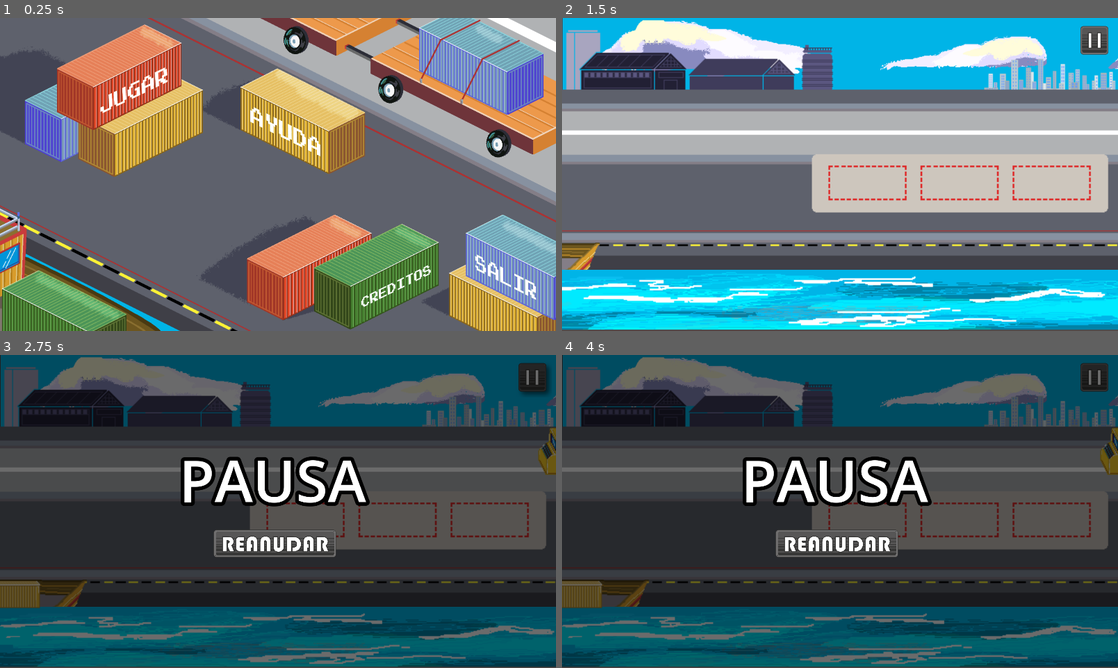
Above: before the commit, frames 1-4 (two rows, left to right).
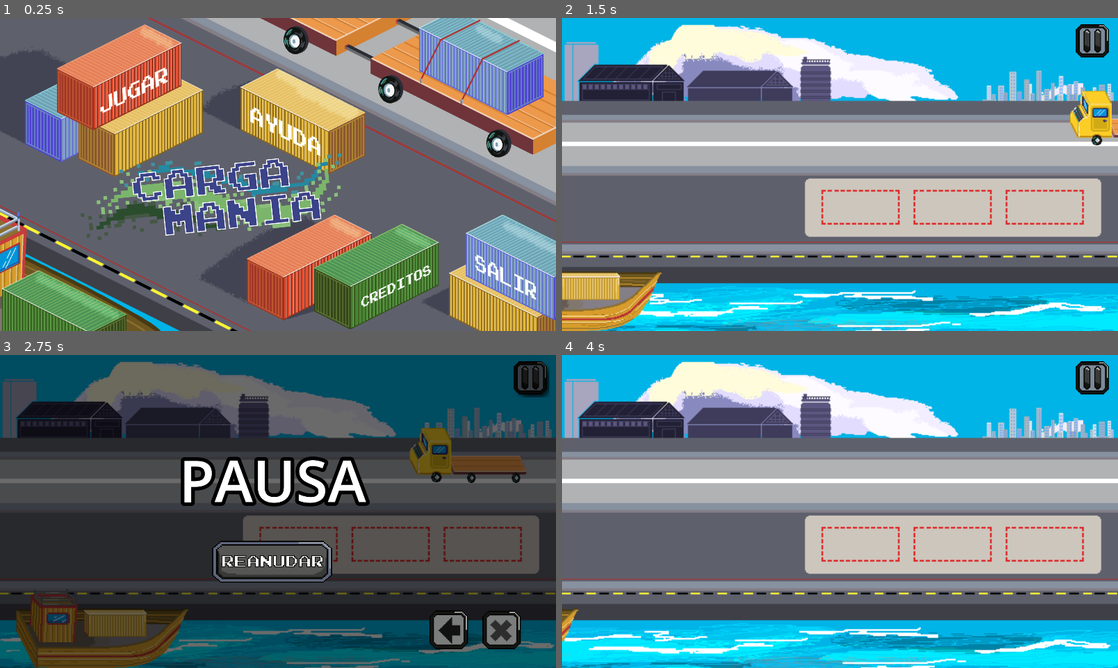
Above: after the commit, the same moments.

Repository: FlorCardinali/Game-jam-4.12.2023-puerto-de-ingeniero-white-
Game: Godot game, scene res://menu_inicio.tscn
Two runs of this game, one before a commit and one after it. Both use one fixed random seed, a clock stepped at 60 frames per second and the inputs below. Sound files missing from this copy of the repository are replaced by a short silence.
Inputs (mouse positions are in pixels of both pictures, inside the frame that each line leads up to):
- Up to frame 1 (0.25 s): no input
- Up to frame 2 (1.5 s): click (695, 93) at 0.5 s; click (567, 24) at 1.27 s
- Up to frame 3 (2.75 s): click (533, 376) at 2 s
- Up to frame 4 (4 s): click (1012, 630) at 2.77 s; click (695, 430) at 3.52 s

The runs differ from the first frame. In frame 1, 5.9% of the frame differs, in the area x 14-62%, y 43-71%; in frame 2, 62%; in frame 3, 41%; in frame 4, 99%, in the area x 0-100%, y 0-100%.

Commit message:
version 1.2

Diff:
--- a/control_barco.gd
+++ b/control_barco.gd
@@ -6,14 +6,14 @@
 var hay_barco = false
 signal aparece_barco(barco)
 var colision_barco
-var vector_barco = Vector2(10,0)
+var vector_barco = Vector2(18,0)
 var caja_barco
 
 func _process(delta):
 	if not hay_barco:
 		barco_instancia = barco.instantiate()
 		add_child(barco_instancia)
-		barco_instancia.position = Vector2(-800,650)
+		barco_instancia.position = Vector2(-800,800)
 		emit_signal("aparece_barco", barco_instancia)
 		hay_barco = true
 
--- a/control_cajas.gd
+++ b/control_cajas.gd
@@ -20,7 +20,7 @@
 	barquito = barco
 	caja_instancia = caja.instantiate()
 	add_child(caja_instancia)
-	caja_instancia.position = Vector2(-450,780)
+	caja_instancia.position = Vector2(-450,880)
 	caja_instancia.connect("se_solto_la_caja", cuando_se_suelta_la_caja)
 	emit_signal("caja_creada",caja_instancia)
 
--- a/control_camiones.gd
+++ b/control_camiones.gd
@@ -5,7 +5,7 @@
 var hay_camion = false #lo que controla que haya un solo camion
 var camion_instancia #donde se guarda la copia del camion
 var area_camioncito
-var vector_camion = Vector2(-5,0) #velocidad a la que va el camion
+var vector_camion = Vector2(-10,0) #velocidad a la que va el camion
 signal area_del_camion(area)
 signal puntos(punto)
 
--- a/fondo.tscn
+++ b/fondo.tscn
@@ -65,31 +65,31 @@
 
 [node name="Sprite2D" type="Sprite2D" parent="ParallaxBackground/ParallaxLayer"]
 texture_repeat = 2
-position = Vector2(1442, 121)
-scale = Vector2(2, 2)
+scale = Vector2(3, 3)
 texture = ExtResource("1_b7o1i")
+centered = false
 
 [node name="edificios" type="Sprite2D" parent="."]
+position = Vector2(-6, 41)
 scale = Vector2(3, 3)
 texture = ExtResource("2_3w6fp")
 centered = false
 
 [node name="calle" type="Sprite2D" parent="."]
-position = Vector2(0, 241)
+position = Vector2(0, 280)
 scale = Vector2(3, 3)
 texture = ExtResource("3_bbed2")
 centered = false
 
 [node name="plataformas" type="Sprite2D" parent="."]
-position = Vector2(854, 461)
+position = Vector2(830, 545)
 scale = Vector2(3, 3)
 texture = ExtResource("4_mt8kq")
 centered = false
 
 [node name="mar" type="AnimatedSprite2D" parent="."]
-z_index = 1
 z_as_relative = false
-position = Vector2(0, 868)
+position = Vector2(0, 916)
 scale = Vector2(3, 3)
 sprite_frames = SubResource("SpriteFrames_m6l8p")
 autoplay = "default"
--- a/main.gd
+++ b/main.gd
@@ -3,21 +3,26 @@
 var nivel = 1
 var fallos = 0
 var puntos = 0
+var inicio
+var se_reprodujo =false
 
 func _ready():
 	$musica_de_fondo.play()
 	$texto_ganaste.visible = false
 	$texto_perdiste.visible = false
 	$Pausa.visible = false
-
+	inicio = load("res://menu_inicio.tscn")
 func _process(delta):
 	#condicion de victoria
 	if  puntos == 2*nivel:
 		$texto_ganaste.visible = true
 		get_tree().paused = true
 
-	if fallos == 2:
+	if fallos == 2 and not se_reprodujo:
+		$perdiste.play()
 		$texto_perdiste.visible = true
+		get_tree().paused = true
+		se_reprodujo = true
 
 #el camion me avisa si tenia caja o no
 func _on_control_camiones_puntos(punto):
@@ -30,14 +35,6 @@
 func _on_musica_de_fondo_finished():
 	$musica_de_fondo.play()
 
-#siguiente nivel
-func _on_boton_sig_nivel_pressed():
-	puntos = 0
-	fallos = 0
-	nivel+=1
-	get_tree().paused = false
-	_ready()
-
 
 func _on_boton_pausa_pressed():
 	$Pausa.visible = true
@@ -47,3 +44,29 @@
 func _on_reanudar_pressed():
 	$Pausa.visible = false
 	get_tree().paused = false
+
+
+func _on_reintentar_pressed():
+	se_reprodujo =false
+	puntos = 0
+	fallos = 0
+	nivel = 1
+	get_tree().paused = false
+	_ready()
+
+
+func _on_sig_nivel_pressed():
+	puntos = 0
+	fallos = 0
+	nivel+=1
+	get_tree().paused = false
+	_ready()
+
+
+func _on_salir_boton_pressed():
+	get_tree().quit()
+
+
+func _on_volver_perdiste_pressed():
+	get_tree().paused = false
+	get_tree().change_scene_to_packed(inicio)
--- a/main.tscn
+++ b/main.tscn
@@ -1,33 +1,40 @@
-[gd_scene load_steps=29 format=3 uid="uid://t73h5m77xd8s"]
+[gd_scene load_steps=42 format=3 uid="uid://t73h5m77xd8s"]
 
 [ext_resource type="PackedScene" uid="uid://df5udy5v4x5i7" path="res://fondo.tscn" id="1_ijuxq"]
 [ext_resource type="Script" path="res://main.gd" id="1_k82ms"]
-[ext_resource type="Texture2D" uid="uid://bs6vqgeh5wsh5" path="res://img/botones/Pausa-14.png" id="2_q4vw2"]
+[ext_resource type="Texture2D" uid="uid://btaykqaw5pxkc" path="res://img/botones/Pausa-08.png" id="2_871u8"]
 [ext_resource type="PackedScene" uid="uid://cajn2jx851eg1" path="res://caja.tscn" id="2_w4d3y"]
 [ext_resource type="PackedScene" uid="uid://cyejm2shu20kj" path="res://barco.tscn" id="3_e6qwp"]
-[ext_resource type="Texture2D" uid="uid://vthq48k6seu1" path="res://img/botones/Pausa-16.png" id="3_gdilx"]
+[ext_resource type="Texture2D" uid="uid://dpkd4a3jj7p6e" path="res://img/botones/Pausa-10.png" id="3_yjk3l"]
 [ext_resource type="PackedScene" uid="uid://bexi10yhppw4w" path="res://camion.tscn" id="4_ji80p"]
-[ext_resource type="Texture2D" uid="uid://lbdipbq63xoh" path="res://img/botones/Pausa-15.png" id="4_rskud"]
-[ext_resource type="Texture2D" uid="uid://dol3fu44qxbxh" path="res://img/botones/Reanudar-17.png" id="5_dwwep"]
+[ext_resource type="Texture2D" uid="uid://cqno6de2vvhtw" path="res://img/botones/Pausa-09.png" id="4_jvtv2"]
+[ext_resource type="Texture2D" uid="uid://d2uyaxcvh1gh5" path="res://img/botones/Reintentar-15.png" id="5_5mmsj"]
+[ext_resource type="Texture2D" uid="uid://cw48q1unu6263" path="res://img/botones/Siguiente-12.png" id="5_bsjw0"]
 [ext_resource type="Script" path="res://control_camiones.gd" id="5_kjx4e"]
-[ext_resource type="Texture2D" uid="uid://oqwkl7mep5co" path="res://img/botones/Reanudar-19.png" id="6_3bkra"]
+[ext_resource type="Texture2D" uid="uid://vnqiytad71uc" path="res://img/botones/Ganaste.png" id="5_p6rsi"]
 [ext_resource type="Texture2D" uid="uid://bmh1v6r55c1v7" path="res://img/explosion/Boom1.png" id="6_4i52o"]
+[ext_resource type="Texture2D" uid="uid://dwhpj2e36ssnd" path="res://img/botones/Siguiente-13.png" id="6_luhbk"]
+[ext_resource type="Texture2D" uid="uid://d1o6q3g6aktxj" path="res://img/botones/Reintentar-17.png" id="6_uq451"]
 [ext_resource type="Script" path="res://control_barco.gd" id="6_y878k"]
-[ext_resource type="Texture2D" uid="uid://ox6hnrlp3152" path="res://img/botones/Reanudar-18.png" id="7_8jy3y"]
+[ext_resource type="Texture2D" uid="uid://d2tn35uunwkc8" path="res://img/botones/Reintentar-16.png" id="7_7aiay"]
 [ext_resource type="Script" path="res://control_cajas.gd" id="7_isrxx"]
+[ext_resource type="Texture2D" uid="uid://7d0xnt5gicpw" path="res://img/botones/Siguiente-14.png" id="7_tvqsv"]
 [ext_resource type="Texture2D" uid="uid://cp72xnkqayo1b" path="res://img/explosion/Boom2.png" id="7_y6awf"]
 [ext_resource type="Texture2D" uid="uid://ba28i8lcufxgv" path="res://img/explosion/Boom3.png" id="8_xp7t1"]
 [ext_resource type="Texture2D" uid="uid://b83gjmb8okki3" path="res://img/explosion/Boom4.png" id="9_wjmj1"]
 [ext_resource type="Texture2D" uid="uid://dqryf8nvqb586" path="res://img/explosion/Boom5.png" id="10_rmdpu"]
+[ext_resource type="Texture2D" uid="uid://lrhgqjwlayb2" path="res://img/botones/Ranudad-21.png" id="11_v021b"]
+[ext_resource type="Texture2D" uid="uid://chrx4aner4oy3" path="res://img/botones/Perdiste.png" id="12_jjmqm"]
+[ext_resource type="Texture2D" uid="uid://d18i0lbbou3ct" path="res://img/botones/Ranudad-23.png" id="12_ki71o"]
+[ext_resource type="Texture2D" uid="uid://bj56w5ne6npl8" path="res://img/botones/Ranudad-22.png" id="13_bh0gi"]
 [ext_resource type="AudioStream" uid="uid://phtgnvmvg4rt" path="res://sounds/SongReady.mp3" id="14_0jjhl"]
-
-[sub_resource type="FontVariation" id="FontVariation_ctgb6"]
-
-[sub_resource type="LabelSettings" id="LabelSettings_xj0hm"]
-font = SubResource("FontVariation_ctgb6")
-font_size = 250
-outline_size = 50
-outline_color = Color(0, 0, 0, 1)
+[ext_resource type="Texture2D" uid="uid://d3cs8wlw6w5ps" path="res://img/botones/Cancelar-18.png" id="14_eidia"]
+[ext_resource type="Texture2D" uid="uid://035y1vnstidk" path="res://img/botones/Cancelar-20.png" id="15_k64sl"]
+[ext_resource type="Texture2D" uid="uid://cysv2c8hdch15" path="res://img/botones/Volver-26.png" id="16_mnmml"]
+[ext_resource type="Texture2D" uid="uid://s3nlsae1c707" path="res://img/botones/Cancelar-19.png" id="16_nv6f0"]
+[ext_resource type="Texture2D" uid="uid://bf0pitttxiy47" path="res://img/botones/Volver-28.png" id="17_ivqhf"]
+[ext_resource type="Texture2D" uid="uid://b4tjyupq2ycsk" path="res://img/botones/Volver-27 (1).png" id="18_fi38o"]
+[ext_resource type="AudioStream" uid="uid://c87n2h7f260fy" path="res://sounds/F.wav" id="35_pn4t7"]
 
 [sub_resource type="SystemFont" id="SystemFont_0yn6l"]
 
@@ -78,73 +85,130 @@
 offset_top = 5.0
 offset_right = 1919.0
 offset_bottom = 147.0
-texture_normal = ExtResource("2_q4vw2")
-texture_pressed = ExtResource("3_gdilx")
-texture_hover = ExtResource("4_rskud")
-ignore_texture_size = true
-stretch_mode = 4
-
-[node name="texto_ganaste" type="Label" parent="."]
+texture_normal = ExtResource("2_871u8")
+texture_pressed = ExtResource("3_yjk3l")
+texture_hover = ExtResource("4_jvtv2")
+ignore_texture_size = true
+stretch_mode = 4
+
+[node name="texto_ganaste" type="Sprite2D" parent="."]
 visible = false
 z_index = 6
 z_as_relative = false
-offset_left = 301.0
-offset_top = 76.0
-offset_right = 1565.0
-offset_bottom = 421.0
-text = "GANASTE"
-label_settings = SubResource("LabelSettings_xj0hm")
-horizontal_alignment = 1
-vertical_alignment = 1
-uppercase = true
+position = Vector2(362, 56)
+scale = Vector2(0.679856, 0.679856)
+texture = ExtResource("5_p6rsi")
+centered = false
 
 [node name="Ganaste" type="ColorRect" parent="texto_ganaste"]
 process_mode = 3
 modulate = Color(0, 0, 0, 0.67451)
 z_index = 5
 z_as_relative = false
-offset_left = -301.0
-offset_top = -76.0
-offset_right = 1620.0
-offset_bottom = 1005.0
+offset_left = -545.704
+offset_top = -111.788
+offset_right = 2348.3
+offset_bottom = 1589.21
 color = Color(0.0117647, 0.0431373, 0.0666667, 0.858824)
-metadata/_edit_lock_ = true
-
-[node name="boton_sig_nivel" type="Button" parent="texto_ganaste"]
-layout_mode = 1
+
+[node name="sig_nivel" type="TextureButton" parent="texto_ganaste"]
+offset_left = 618.0
+offset_top = 880.0
+offset_right = 1125.0
+offset_bottom = 1355.0
+texture_normal = ExtResource("5_bsjw0")
+texture_pressed = ExtResource("7_tvqsv")
+texture_hover = ExtResource("6_luhbk")
+stretch_mode = 4
+
+[node name="salir_boton_ganaste" type="TextureButton" parent="texto_ganaste"]
 anchors_preset = -1
-anchor_left = 0.344146
-anchor_top = 2.01449
-anchor_right = 0.689082
-anchor_bottom = 2.25507
-text = "siguiente nivel"
-metadata/_edit_use_anchors_ = true
-
-[node name="texto_perdiste" type="Label" parent="."]
+anchor_left = 0.548
+anchor_top = 1.449
+anchor_right = 0.753
+anchor_bottom = 2.184
+offset_left = 195.542
+offset_top = -331.81
+offset_right = 300.807
+offset_bottom = -464.8
+texture_normal = ExtResource("14_eidia")
+texture_pressed = ExtResource("15_k64sl")
+texture_hover = ExtResource("16_nv6f0")
+ignore_texture_size = true
+stretch_mode = 4
+
+[node name="volver_g" type="TextureButton" parent="texto_ganaste"]
+offset_left = 104.434
+offset_top = 885.482
+offset_right = 570.434
+offset_bottom = 1357.48
+texture_normal = ExtResource("16_mnmml")
+texture_pressed = ExtResource("17_ivqhf")
+texture_hover = ExtResource("18_fi38o")
+ignore_texture_size = true
+stretch_mode = 4
+
+[node name="texto_perdiste" type="Sprite2D" parent="."]
 visible = false
 z_index = 6
 z_as_relative = false
-offset_left = 301.0
-offset_top = 76.0
-offset_right = 1565.0
-offset_bottom = 421.0
-text = "Perdiste"
-label_settings = SubResource("LabelSettings_xj0hm")
-horizontal_alignment = 1
-vertical_alignment = 1
-uppercase = true
+position = Vector2(484, 131)
+scale = Vector2(0.616307, 0.616307)
+texture = ExtResource("12_jjmqm")
+centered = false
 
 [node name="Perdiste" type="ColorRect" parent="texto_perdiste"]
 process_mode = 3
 modulate = Color(0, 0, 0, 0.67451)
 z_index = 5
 z_as_relative = false
-offset_left = -301.0
-offset_top = -76.0
-offset_right = 1620.0
-offset_bottom = 1005.0
+offset_left = -815.0
+offset_top = -245.0
+offset_right = 2351.0
+offset_bottom = 1611.0
 color = Color(0.0117647, 0.0431373, 0.0666667, 0.858824)
-metadata/_edit_lock_ = true
+
+[node name="reintentar" type="TextureButton" parent="texto_perdiste"]
+anchors_preset = -1
+anchor_left = 0.386
+anchor_top = 1.145
+anchor_right = 0.596
+anchor_bottom = 1.5
+offset_left = -47.9795
+offset_top = -62.5176
+offset_right = 18.9505
+offset_bottom = 87.4124
+texture_normal = ExtResource("5_5mmsj")
+texture_pressed = ExtResource("6_uq451")
+texture_hover = ExtResource("7_7aiay")
+stretch_mode = 4
+
+[node name="salir_boton_perdiste" type="TextureButton" parent="texto_perdiste"]
+anchors_preset = -1
+anchor_left = 0.706
+anchor_top = 1.139
+anchor_right = 0.891
+anchor_bottom = 1.519
+offset_left = -45.9722
+offset_top = -55.8909
+offset_right = 60.6329
+offset_bottom = 83.1891
+texture_normal = ExtResource("14_eidia")
+texture_pressed = ExtResource("15_k64sl")
+texture_hover = ExtResource("16_nv6f0")
+ignore_texture_size = true
+stretch_mode = 4
+
+[node name="volver_p" type="TextureButton" parent="texto_perdiste"]
+offset_left = 103.844
+offset_top = 889.167
+offset_right = 526.844
+offset_bottom = 1338.17
+texture_normal = ExtResource("16_mnmml")
+texture_pressed = ExtResource("17_ivqhf")
+texture_hover = ExtResource("18_fi38o")
+ignore_texture_size = true
+stretch_mode = 4
 
 [node name="Pausa" type="Label" parent="."]
 visible = false
@@ -165,21 +229,51 @@
 modulate = Color(0, 0, 0, 0.67451)
 z_index = 5
 z_as_relative = false
+layout_mode = 0
 offset_left = -319.0
 offset_top = -263.0
 offset_right = 1616.0
-offset_bottom = 818.0
+offset_bottom = 837.0
 color = Color(0.0117647, 0.0431373, 0.0666667, 0.858824)
 
 [node name="reanudar" type="TextureButton" parent="Pausa"]
 layout_mode = 0
-offset_left = 403.0
-offset_top = 323.0
-offset_right = 879.0
-offset_bottom = 460.0
-texture_normal = ExtResource("5_dwwep")
-texture_pressed = ExtResource("6_3bkra")
-texture_hover = ExtResource("7_8jy3y")
+offset_left = 386.0
+offset_top = 298.0
+offset_right = 889.0
+offset_bottom = 554.0
+texture_normal = ExtResource("11_v021b")
+texture_pressed = ExtResource("12_ki71o")
+texture_hover = ExtResource("13_bh0gi")
+ignore_texture_size = true
+stretch_mode = 4
+
+[node name="salir_boton" type="TextureButton" parent="Pausa"]
+layout_mode = 1
+anchors_preset = -1
+anchor_left = 1.065
+anchor_top = 1.767
+anchor_right = 1.187
+anchor_bottom = 2.151
+offset_left = -0.160034
+offset_top = -4.61505
+offset_right = -0.368042
+offset_bottom = 28.905
+texture_normal = ExtResource("14_eidia")
+texture_pressed = ExtResource("15_k64sl")
+texture_hover = ExtResource("16_nv6f0")
+ignore_texture_size = true
+stretch_mode = 4
+
+[node name="volver_perdiste" type="TextureButton" parent="Pausa"]
+layout_mode = 0
+offset_left = 1162.0
+offset_top = 604.0
+offset_right = 1319.0
+offset_bottom = 770.0
+texture_normal = ExtResource("16_mnmml")
+texture_pressed = ExtResource("17_ivqhf")
+texture_hover = ExtResource("18_fi38o")
 ignore_texture_size = true
 stretch_mode = 4
 
@@ -228,42 +322,42 @@
 process_mode = 1
 z_index = 2
 z_as_relative = false
-position = Vector2(918, 578)
+position = Vector2(907, 601)
 collision_layer = 2
 collision_mask = 2
 
 [node name="colision_area_1" type="CollisionShape2D" parent="area_1"]
 z_index = 2
 z_as_relative = false
-position = Vector2(112, 45.9999)
+position = Vector2(124, 52)
 shape = SubResource("RectangleShape2D_vcqri")
 
 [node name="area_2" type="Area2D" parent="." groups=["area_dejable"]]
 process_mode = 1
 z_index = 2
 z_as_relative = false
-position = Vector2(1230, 576)
+position = Vector2(1223, 599)
 collision_layer = 2
 collision_mask = 2
 
 [node name="colision_area_2" type="CollisionShape2D" parent="area_2"]
 z_index = 2
 z_as_relative = false
-position = Vector2(121, 49)
+position = Vector2(128, 54)
 shape = SubResource("RectangleShape2D_2fsx5")
 
 [node name="area_3" type="Area2D" parent="." groups=["area_dejable"]]
 process_mode = 1
 z_index = 2
 z_as_relative = false
-position = Vector2(1548, 577)
+position = Vector2(1542, 604)
 collision_layer = 2
 collision_mask = 2
 
 [node name="colision_area_3" type="CollisionShape2D" parent="area_3"]
 z_index = 2
 z_as_relative = false
-position = Vector2(121, 47)
+position = Vector2(125, 49)
 shape = SubResource("RectangleShape2D_okpje")
 
 [node name="musica_de_fondo" type="AudioStreamPlayer" parent="."]
@@ -272,9 +366,24 @@
 volume_db = -10.903
 mix_target = 1
 
+[node name="TextureButton" type="TextureButton" parent="."]
+offset_right = 40.0
+offset_bottom = 40.0
+
+[node name="perdiste" type="AudioStreamPlayer" parent="."]
+process_mode = 3
+stream = ExtResource("35_pn4t7")
+
 [connection signal="pressed" from="boton_pausa" to="." method="_on_boton_pausa_pressed"]
-[connection signal="pressed" from="texto_ganaste/boton_sig_nivel" to="." method="_on_boton_sig_nivel_pressed"]
+[connection signal="pressed" from="texto_ganaste/sig_nivel" to="." method="_on_sig_nivel_pressed"]
+[connection signal="pressed" from="texto_ganaste/salir_boton_ganaste" to="." method="_on_salir_boton_pressed"]
+[connection signal="pressed" from="texto_ganaste/volver_g" to="." method="_on_volver_perdiste_pressed"]
+[connection signal="pressed" from="texto_perdiste/reintentar" to="." method="_on_reintentar_pressed"]
+[connection signal="pressed" from="texto_perdiste/salir_boton_perdiste" to="." method="_on_salir_boton_pressed"]
+[connection signal="pressed" from="texto_perdiste/volver_p" to="." method="_on_volver_perdiste_pressed"]
 [connection signal="pressed" from="Pausa/reanudar" to="." method="_on_reanudar_pressed"]
+[connection signal="pressed" from="Pausa/salir_boton" to="." method="_on_salir_boton_pressed"]
+[connection signal="pressed" from="Pausa/volver_perdiste" to="." method="_on_volver_perdiste_pressed"]
 [connection signal="area_del_camion" from="control_camiones" to="control_cajas" method="_on_control_camiones_area_del_camion"]
 [connection signal="puntos" from="control_camiones" to="." method="_on_control_camiones_puntos"]
 [connection signal="aparece_barco" from="control_barco" to="control_cajas" method="_on_control_barco_aparece_barco"]
--- a/menu_inicio.tscn
+++ b/menu_inicio.tscn
@@ -29,6 +29,7 @@
 [ext_resource type="AudioStream" uid="uid://djciu4bo67tfl" path="res://sounds/ObreromAL.wav" id="27_hdrt4"]
 [ext_resource type="AudioStream" uid="uid://d4jdsa0hqumd0" path="res://sounds/CreditsSong.wav" id="28_3mv0c"]
 [ext_resource type="AudioStream" uid="uid://k66xgii6t82j" path="res://sounds/Creditos.wav" id="28_hpem5"]
+[ext_resource type="Texture2D" uid="uid://chhmwcso6h06j" path="res://img/menu/Logo_3.png" id="30_ovksi"]
 
 [sub_resource type="SpriteFrames" id="SpriteFrames_s8naf"]
 animations = [{
@@ -90,6 +91,13 @@
 texture = ExtResource("2_blodh")
 centered = false
 metadata/_edit_lock_ = true
+
+[node name="logo" type="Sprite2D" parent="."]
+z_as_relative = false
+position = Vector2(711, 582)
+rotation = -0.106465
+scale = Vector2(0.751101, 0.751101)
+texture = ExtResource("30_ovksi")
 
 [node name="Play" type="TextureButton" parent="."]
 process_mode = 3
@@ -181,7 +189,6 @@
 
 [node name="musica_menu" type="AudioStreamPlayer" parent="."]
 stream = ExtResource("25_morit")
-volume_db = -20.129
 
 [node name="obrero" type="AudioStreamPlayer" parent="."]
 stream = ExtResource("26_d5fyn")
Binary file added: img/botones/Cancelar-18.png
Not shown, added: img/botones/Cancelar-18.png.import
Binary file added: img/botones/Cancelar-19.png
Not shown, added: img/botones/Cancelar-19.png.import
Binary file added: img/botones/Cancelar-20.png
Not shown, added: img/botones/Cancelar-20.png.import
Binary file added: img/botones/Ganaste.png
Not shown, added: img/botones/Ganaste.png.import
Binary file added: img/botones/Pausa-08.png
Not shown, added: img/botones/Pausa-08.png.import
Binary file added: img/botones/Pausa-09.png
Not shown, added: img/botones/Pausa-09.png.import
(and 35 more such lines)
